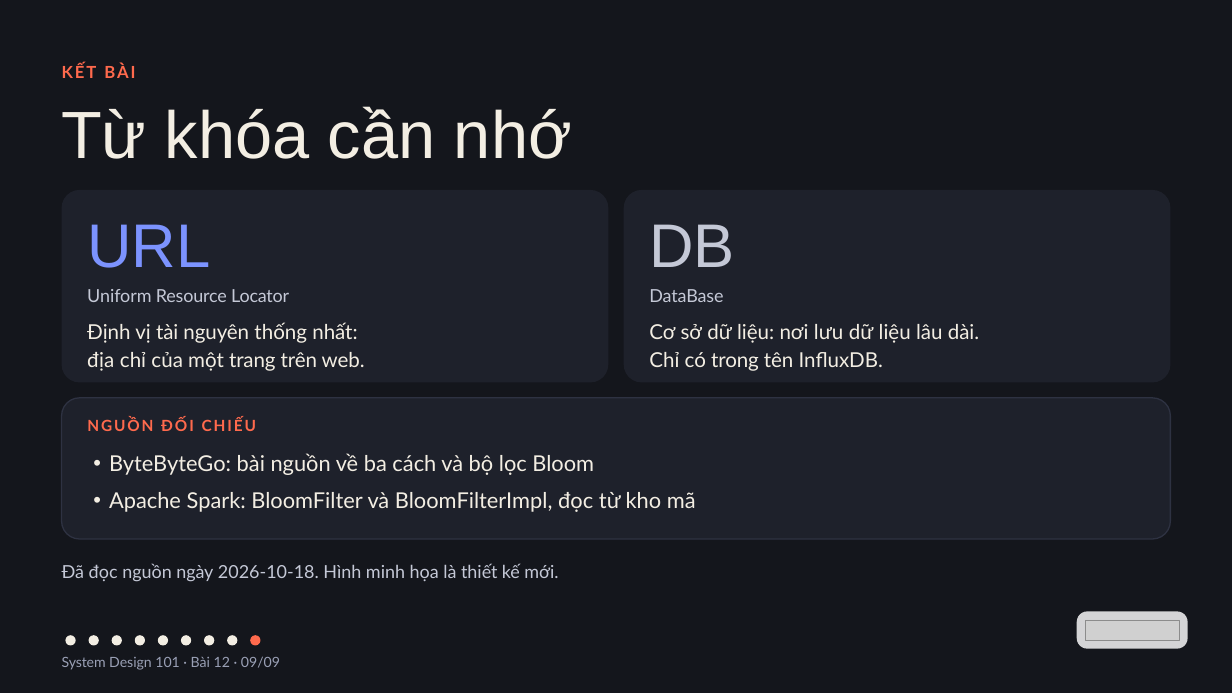
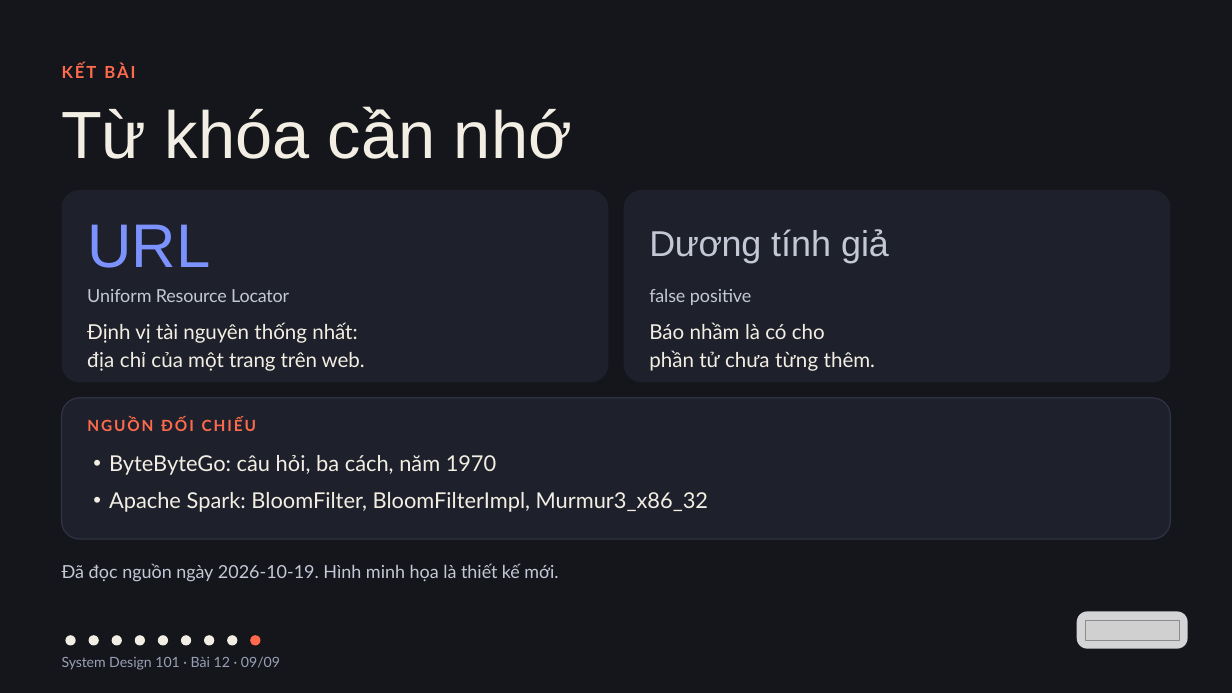
Before and after one commit to vohoailinh90/tool-marketing-studio, a slide deck: slide 9 of system-design-101/vi/lessons/sd-10-012/slides/sd-10-012.pptx. Drawn at 1232x693 pixels with LibreOffice and Linux fonts; fonts in the diff are those of the drawing; grey boxes stand for pictures. Boxes give left, top, right and bottom in pixels: in the first picture for what was removed or moved away, otherwise in the second. Text is boxed around its words. In the diff, an @@ line names an element or a change of style, - is before the commit and + after.

```diff
--- a/system-design-101/vi/lessons/sd-10-012/slides/sd-10-012.pptx
+++ b/system-design-101/vi/lessons/sd-10-012/slides/sd-10-012.pptx
@@ text at box(649, 229, 889, 263): text changed; size 72 to 42 pt @@
-DB
+Dương tính giả
@@ text at box(649, 289, 751, 305): text changed @@
-DataBase
+false positive
@@ text at box(649, 322, 875, 371): text changed @@
-Cơ sở dữ liệu: nơi lưu dữ liệu lâu dài.
-Chỉ có trong tên InfluxDB.
+Báo nhầm là có cho
+phần tử chưa từng thêm.
@@ text at box(109, 455, 709, 512): text changed @@
-• ByteByteGo: bài nguồn về ba cách và bộ lọc Bloom
-• Apache Spark: BloomFilter và BloomFilterImpl, đọc từ kho mã
+• ByteByteGo: câu hỏi, ba cách, năm 1970
+• Apache Spark: BloomFilter, BloomFilterImpl, Murmur3_x86_32
@@ text at box(62, 563, 558, 582): text changed @@
-Đã đọc nguồn ngày 2026-10-18. Hình minh họa là thiết kế mới.
+Đã đọc nguồn ngày 2026-10-19. Hình minh họa là thiết kế mới.
```
Also in this commit, not shown: 6 other slides changed, 4 other files.
